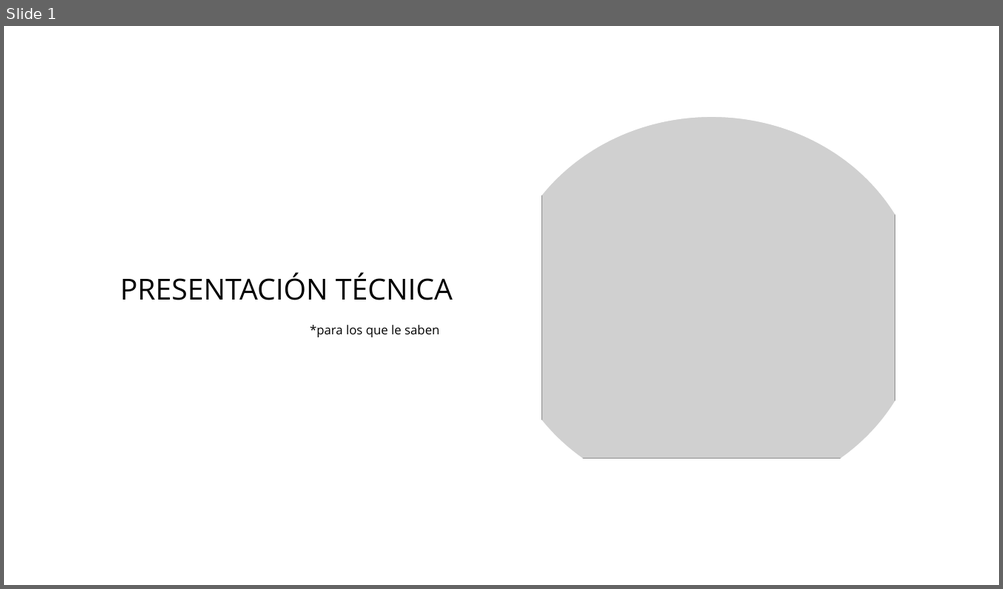
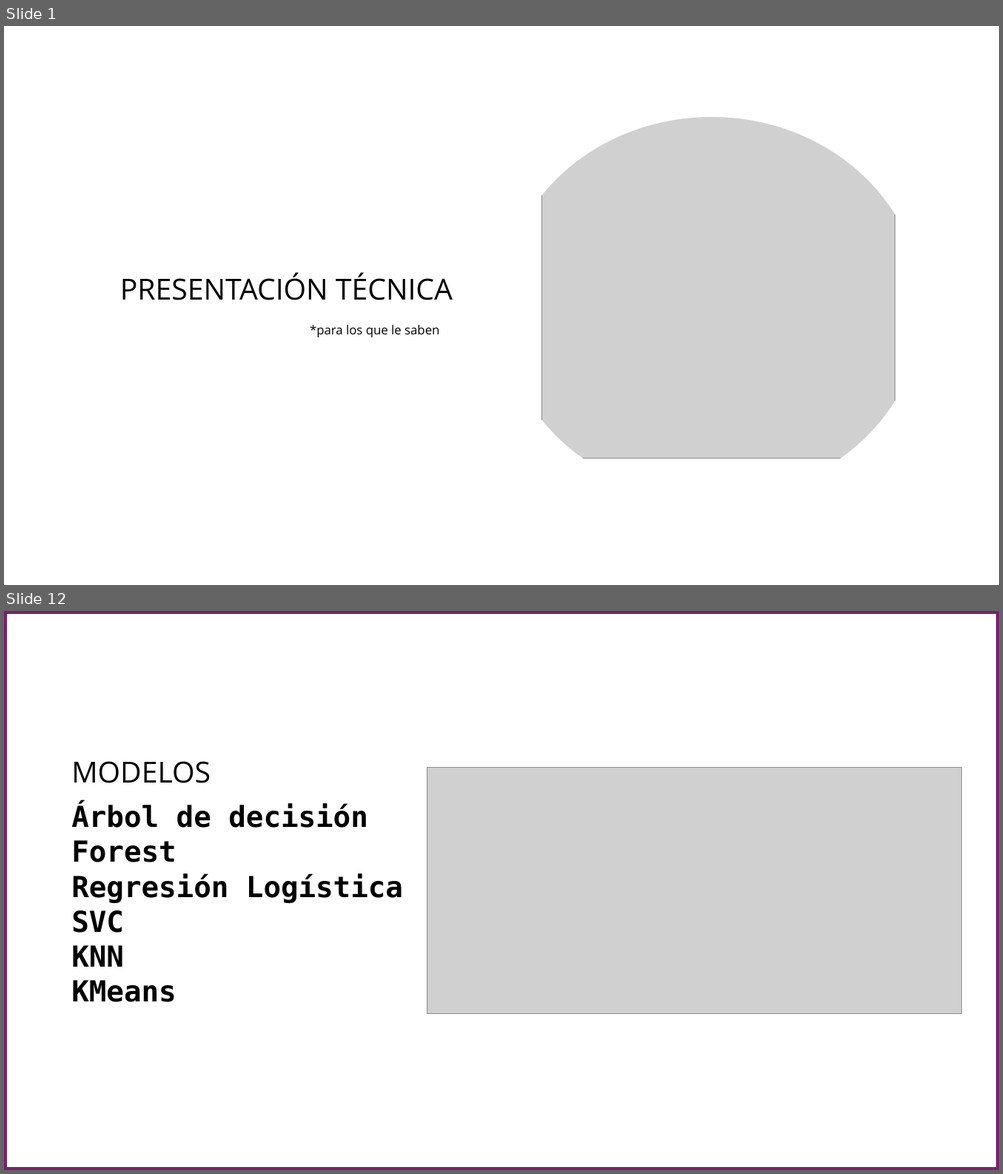
Before and after one commit to alejokawaii/DanielAlejandroSalcedoPerez_proyecto_final_ML, a slide deck: docs/Presentación1.pptx. Shown one above the other, each under a label of ours: slide 1 before the commit, slides 1 and 12 after it; the slides between them are not shown. The pictures are 1003x589 and 1003x1174 pixels, drawn with LibreOffice and Linux fonts; fonts in the diff are those of the drawing; grey boxes stand for pictures. Boxes give left, top, right and bottom in pixels: in the first picture for what was removed or moved away, otherwise in the second. Text is boxed around its words. In the diff, an @@ line names an element or a change of style, - is before the commit and + after.

```diff
--- a/docs/Presentación1.pptx
+++ b/docs/Presentación1.pptx
@@ slide 12 added at bbox=[4, 611, 999, 1170], background #FFFFFF @@
@@ rectangle added at bbox=[4, 611, 999, 1170], outline #78206E 6 pt @@
@@ text added at bbox=[71, 761, 210, 783], 28 pt, text #000000 @@
+MODELOS
@@ picture added at bbox=[427, 768, 962, 1014] @@
@@ text added at bbox=[71, 804, 403, 1002], 28 pt, text #000000, bold @@
+Árbol de decisión
+Forest
+Regresión Logística
+SVC
+KNN
+KMeans
```
Also in this commit, not shown: 8 slides changed, 9 other slides added.
